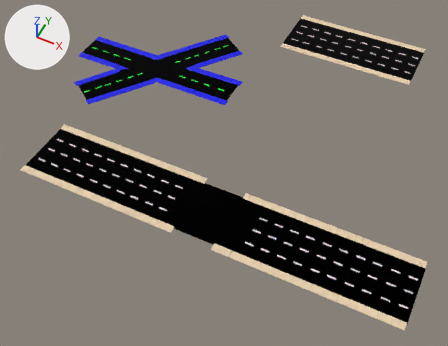
An edit to the Blender file Assets/Models/MiScusiModels/NewYork/NewYorkStreets.blend, drawn before and after from the same camera.
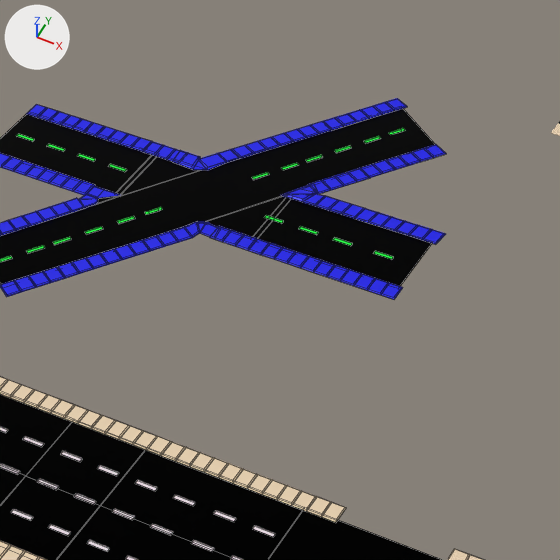
Each version appears first whole from a 50 mm camera at (44.1, -162.1, 155.5) aimed at (-22.2, -29.5, -10.3), and next in a close-up on the part from 19% to 63% of the width and 0% to 57% of the height. Lighting does not change. The marker at upper left points along +X, +Y and +Z. The close-ups show mesh edges as thin lines.

Objects in the first close-up: 'Cube.001', 'Main'.
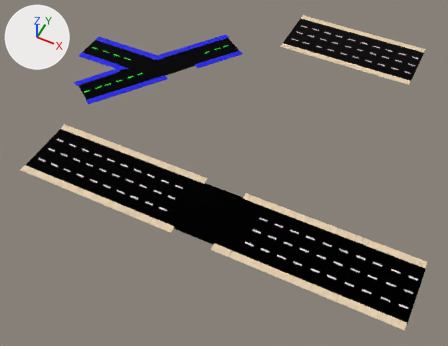
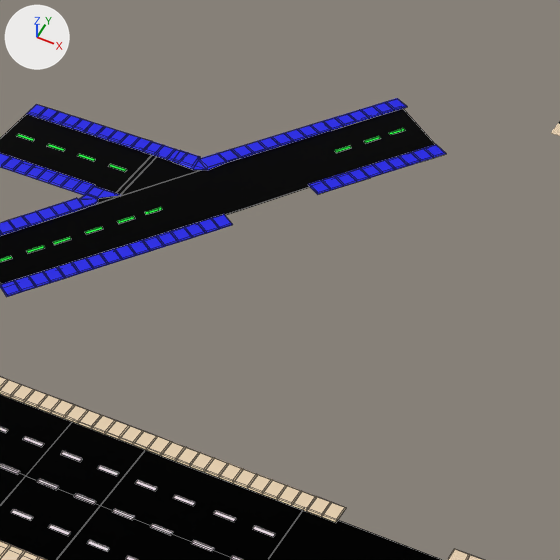
Location of each change, [x1, y1, x2, y2] in pixels of the close-ups (560 x 560 px; the box of a moved part takes in the faces that stretch with it):
'Main', reshaped: before [0, 98, 446, 300]; after [0, 98, 446, 297]
part 1 of me_cube_013, moved or reshaped: before [210, 226, 232, 242]; after [198, 218, 220, 234]
part 2 of me_cube_013, moved or reshaped: before [222, 230, 245, 246]; after [211, 214, 233, 229]
part 3 of me_cube_013, deleted: before [205, 155, 446, 300]
part 4 of me_cube_013, cut back: before [172, 221, 218, 243]; after [172, 223, 206, 243]

The change, as a diff of the scene's bpy script:
```diff
--- a/Assets/Models/MiScusiModels/NewYork/NewYorkStreets.blend.py
+++ b/Assets/Models/MiScusiModels/NewYork/NewYorkStreets.blend.py
@@ me_cube_013 @@
 # used by ob_main; location = (-6.2, 0.5, 0.0); scale = (1.0, 1.0, 0.216)
-me_cube_013.from_pydata(...)  # 1384 vertices, 1153 faces; spans x -92.8..-26.3, y -30.0..31.9, z -0.9..1.0
+me_cube_013.from_pydata(...)  # 1016 vertices, 845 faces; spans x -92.8..-33.9, y -30.0..31.9, z -0.9..0.7
+# me_cube_013 part 1: the loose piece of 12 vertices spanning x -54.7..-52.7, y -7.8..-5.2, z -0.5..0.6 is turned -123.8 degrees about the z axis through its middle, then moved by (-2.3, 0.7, 0.0)
+# me_cube_013 part 2: the loose piece of 12 vertices spanning x -52.7..-50.7, y -7.8..-5.2, z -0.5..0.6 is turned -123.8 degrees about the z axis through its middle, then moved by (-3.2, 2.3, 0.0)
+# me_cube_013 part 3: 30 loose pieces with 356 vertices, spanning x -57.3..-26.3, y -7.8..15.0, z -0.9..1.0, are deleted
+# me_cube_013 part 4
+# 16 vertices are removed from x -57.8..-53.9, y -7.7..-5.2, z -0.5..0.6
+# 29 faces are deleted
+# 1 vertex moves from x -56.6, y -7.5, z 0.6 to x -55.8, y -7.3, z 0.6
+# 4 vertices are added at (-55.6, -7.3, -0.5), (-57.8, -5.9, -0.5), (-55.6, -7.3, 0.0), (-57.8, -5.9, 0.0)
+# 16 new faces join them, mat_material_006 (blue #0004e7)
 me_cube_013.materials.append(mat_material_004)
```
